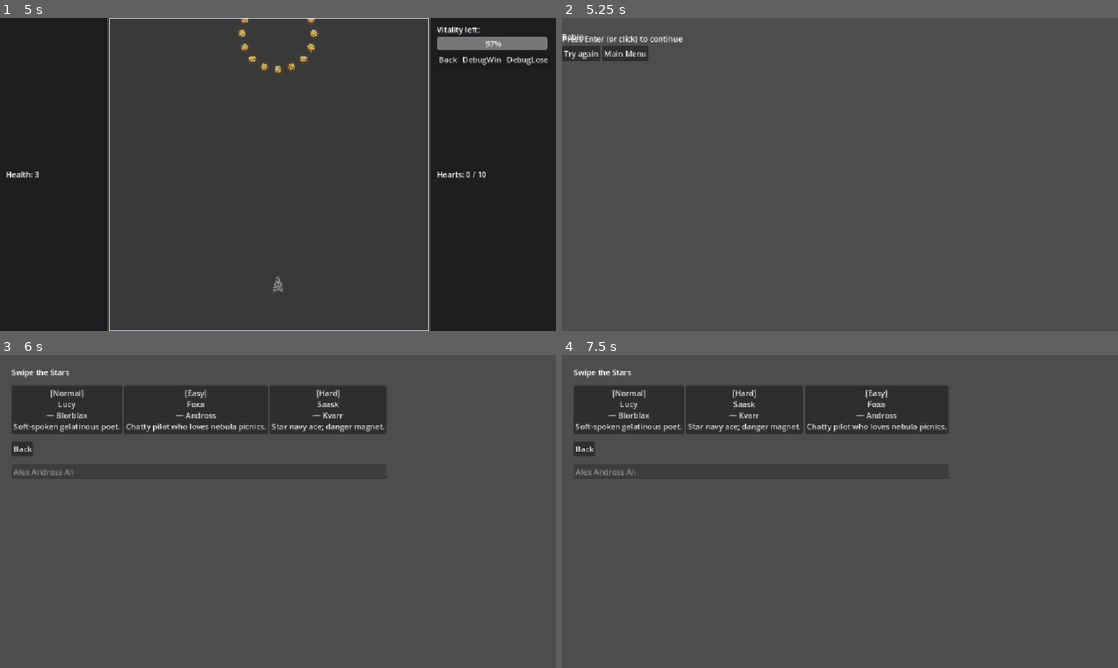
Above: before the commit, frames 1-4 (two rows, left to right).
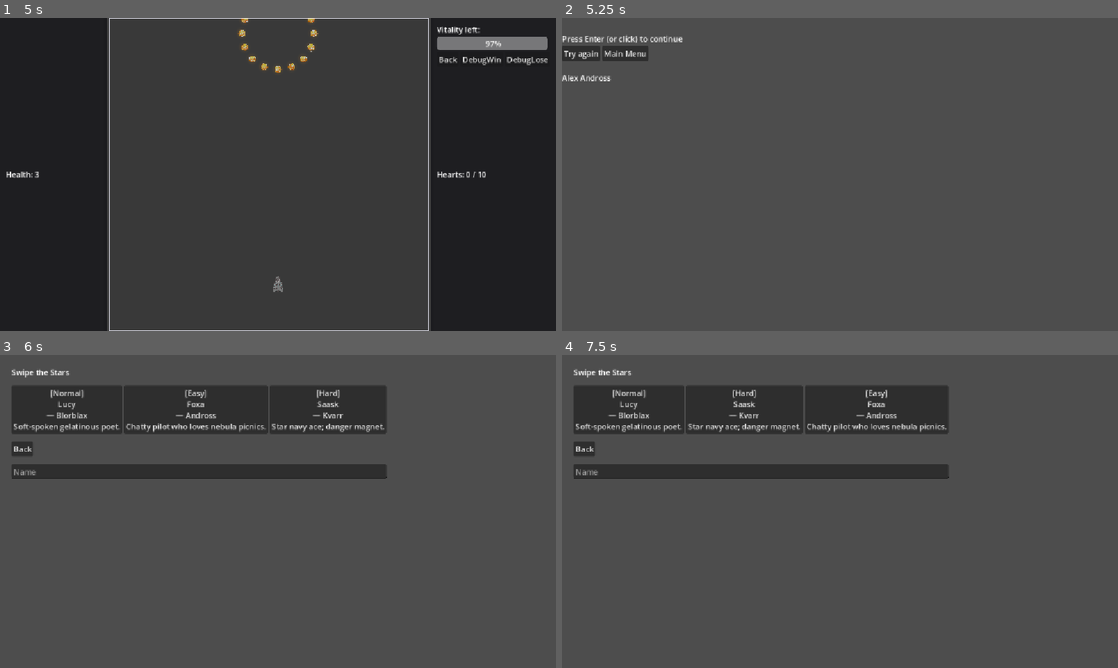
Above: after the commit, the same moments.

Repository: RobinPilt/UTGJ2025_c4
Game: Godot game, scene res://scenes/core/main.tscn
The game is run twice, just before and just after one commit, with the same random seed, the same clock (stepped at 60 frames per second) and the same inputs.
Inputs (mouse positions are in pixels of both pictures, inside the frame that each line leads up to):
- Up to frame 1 (5 s): click "Start" at 0.5 s; click (200, 133) at 1.27 s; type "Alex" at 1.35 s; click "[Easy] Foxa — Andross Chatty …" at 2 s; click "DebugWin" at 2.75 s; click "Marry" at 3.5 s; click "[Easy] Foxa — Andross Chatty …" at 4.25 s
- Up to frame 2 (5.25 s): click "DebugLose" at 5 s
- Up to frame 3 (6 s): click "Try again" at 5.75 s
- Up to frame 4 (7.5 s): click "[Easy] Foxa — Andross Chatty …" at 6.5 s; click "Back" at 7.25 s

Frame 1 is identical in both runs. In frame 2, 0.2% of the frame differs, in the area x 0-9%, y 4-21%; in frame 3, 0.1%; in frame 4, 0.1%.

Commit message:
Fixed name stuff

Diff:
--- a/koguja/scenes/minigame/Minigame.gd
+++ b/koguja/scenes/minigame/Minigame.gd
@@ -98,13 +98,14 @@
 
 func _go_wedding() -> void:
 	_stop_spawner()
+	var npcName: String = (npc_data.get("family_name", "") as String)
+	Globals.player_name += " " + npcName
+	Globals.player_name_Locked = true
 	GameState.goto(GameState.FlowState.WEDDING, {
 		"npc": npc_data,
-		"full_name": "Robin"
+		"full_name": Globals.player_name
 	})
 
 func _go_graveyard() -> void:
 	_stop_spawner()
-	GameState.goto(GameState.FlowState.GRAVEYARD, {
-		"full_name": "Robin"
-	})
+	GameState.goto(GameState.FlowState.GRAVEYARD, {})
--- a/koguja/scenes/ui/DatingApp.gd
+++ b/koguja/scenes/ui/DatingApp.gd
@@ -79,7 +79,8 @@
 	Globals.player_name_Locked = true # locks the player name, so it wont be able to be changed anymore, gotta get 150 words here
 
 func _on_card_pressed(npc: Dictionary) -> void:
-	_Update_PlayerName(npc) # locks and updates the playerName
+	if !Globals.player_name_Locked:
+		Globals.player_name = playerName.text
 	GameState.goto(GameState.FlowState.MINIGAME, {"npc": npc})
 
 func _on_back_pressed() -> void:
--- a/koguja/scenes/ui/DatingApp.tscn
+++ b/koguja/scenes/ui/DatingApp.tscn
@@ -42,4 +42,4 @@
 [node name="PlayerName" type="LineEdit" parent="MarginContainer/VBoxContainer"]
 layout_mode = 2
 placeholder_text = "Name"
-max_length = 15
+max_length = 30
--- a/koguja/scenes/ui/Graveyard.gd
+++ b/koguja/scenes/ui/Graveyard.gd
@@ -11,13 +11,16 @@
 @onready var try_again_btn: Button    = get_node(try_again_button_path) as Button
 @onready var main_menu_btn: Button    = get_node(main_menu_button_path) as Button
 
-var full_name: String = "Robin"  # fallback; later replace with RunData.get_display_name()
+
+var full_name: String = ""
 
 func bootstrap(payload: Dictionary) -> void:
 	# Payload from Minigame on defeat
-	full_name = String(payload.get("full_name", full_name))
+	full_name = String(payload.get("full_name", Globals.player_name))
 
 func _ready() -> void:
+	if full_name == "":
+		full_name = Globals.player_name  # Set from global if not set by payload
 	if name_label:
 		name_label.text = full_name
 	if hint_label:
@@ -26,11 +29,14 @@
 	if try_again_btn:
 		try_again_btn.pressed.connect(func() -> void:
 			GameState.goto(GameState.FlowState.DATING_APP)
-		)
+	)
 	if main_menu_btn:
 		main_menu_btn.pressed.connect(func() -> void:
 			GameState.goto(GameState.FlowState.MAIN_MENU)
-		)
+	)
+
+	Globals.player_name = ""
+	Globals.player_name_Locked = false  # Reset global variable after displaying
 
 func _unhandled_input(event: InputEvent) -> void:
 	if event.is_action_pressed("ui_accept"):
--- a/koguja/scenes/ui/Graveyard.tscn
+++ b/koguja/scenes/ui/Graveyard.tscn
@@ -31,8 +31,9 @@
 
 [node name="NameLabel" type="Label" parent="CenterContainer/VBoxContainer/Stone"]
 layout_mode = 0
-offset_right = 40.0
-offset_bottom = 23.0
+offset_top = 85.0
+offset_right = 152.0
+offset_bottom = 141.0
 
 [node name="HintLabel" type="Label" parent="CenterContainer/VBoxContainer"]
 layout_mode = 2
